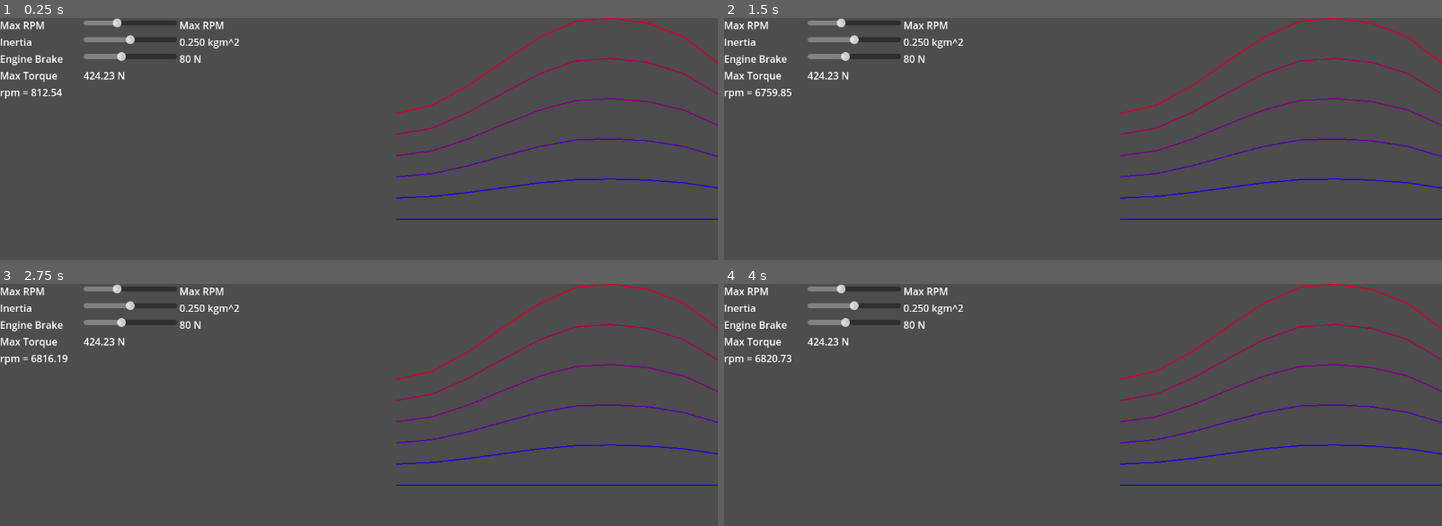
Above: before the commit, frames 1-4 (two rows, left to right).
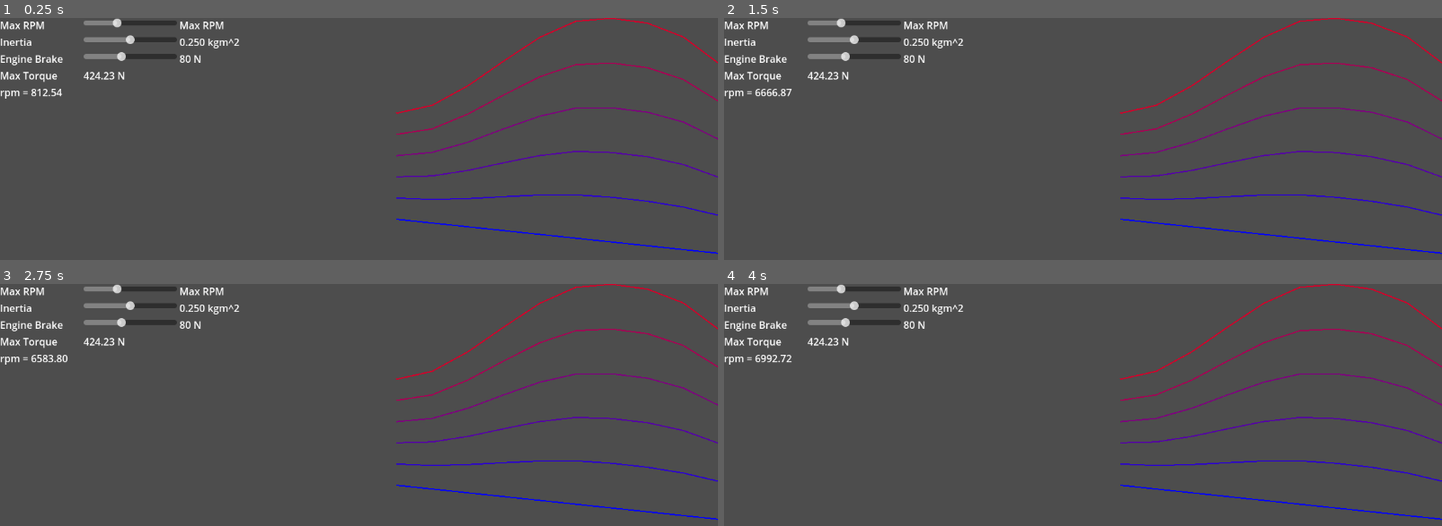
Above: after the commit, the same moments.

Repository: Dechode/Car-Engine-Sim
Game: Godot game, scene res://main.tscn
The game is run twice, just before and just after one commit, with the same random seed, the same clock (stepped at 60 frames per second) and the same inputs.
Inputs:
- Up to frame 1 (0.25 s): no input
- Up to frame 2 (1.5 s): tap Enter at 0.5 s; hold Up (throttle) 0.53-1.28 s; tap Space at 1.25 s; tap Up (throttle) at 1.35 s
- Up to frame 3 (2.75 s): tap Enter at 2 s; hold Up (throttle) from 2.03 s (still down)
- Up to frame 4 (4 s): tap Space at 2.75 s; release Up (throttle) at 2.78 s; tap Up (throttle) at 2.85 s; tap Enter at 3.5 s; hold Up (throttle) from 3.53 s (still down)

The runs differ from the first frame. In frame 1, 2.7% of the frame differs, in the area x 55-100%, y 16-98%; in frame 2, 2.8%; in frame 3, 2.8%, in the area x 5-100%, y 16-98%; in frame 4, 2.8%.
Error after the commit: Invalid access to property or key 'idle_rpm' on a base object of type 'Resource (EngineParameters)'. (res://engines/car_engine.gd:32)

Commit message:
Use simple throttle model for now

Diff:
--- a/engines/car_engine.gd
+++ b/engines/car_engine.gd
@@ -19,9 +19,9 @@
 
 func _process(delta: float) -> void:
 	throttle = Input.get_action_strength("throttle")
-#	print(throttle)
-	var engine_brake_torque := rpm / engine_params.max_rpm * engine_params.engine_brake
-	torque = get_engine_torque(rpm, throttle) + reaction_torque - engine_brake_torque
+
+	torque = get_engine_torque(rpm, throttle) + reaction_torque
+
 	rpm += AV_2_RPM * delta * torque / engine_params.inertia
 	rpm = clampf(rpm, 0, 20000)
 
@@ -29,10 +29,15 @@
 		torque = 0.0
 		rpm -= 500
 
-#	print(torque)
-#	print(rpm)
+	if rpm < engine_params.idle_rpm:
+		reaction_torque = 0.25 * engine_params.max_torque
+	else:
+		reaction_torque = 0
 
 
 func get_engine_torque(p_rpm: float, throttle_input: float) -> float:
 	var rpm_mult := p_rpm / engine_params.max_rpm
-	return torque_curve.sample_baked(rpm_mult) * engine_params.max_torque * throttle_input
+	var engine_brake_torque := rpm_mult * engine_params.engine_brake
+	var t100 = torque_curve.sample_baked(rpm_mult) * engine_params.max_torque
+	var t0 := -engine_brake_torque
+	return lerpf(t0, t100, throttle_input)
